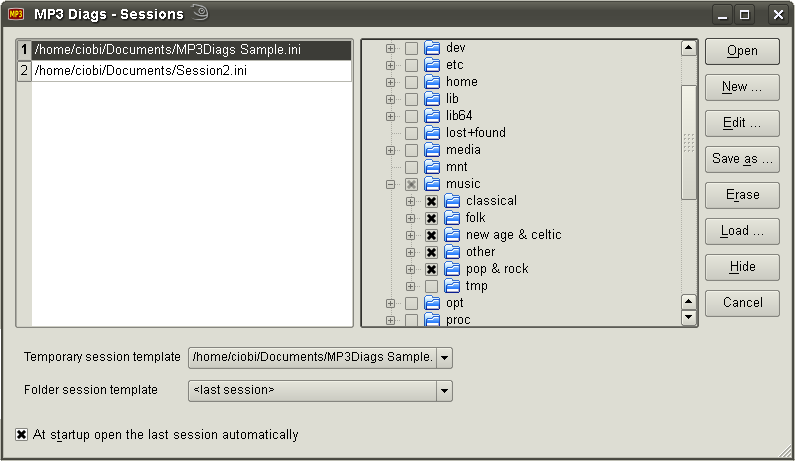
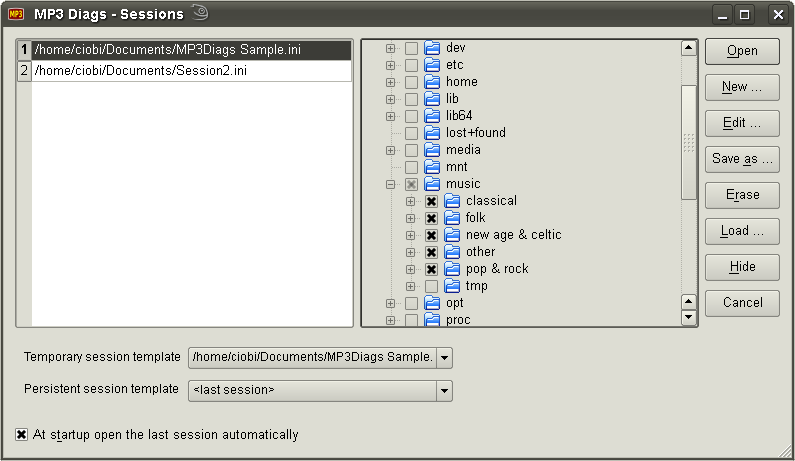
Layer changes from the first w=795, h=461 image to the second:
painted on "Pasted Layer" over bbox(0, 329, 178, 419)
